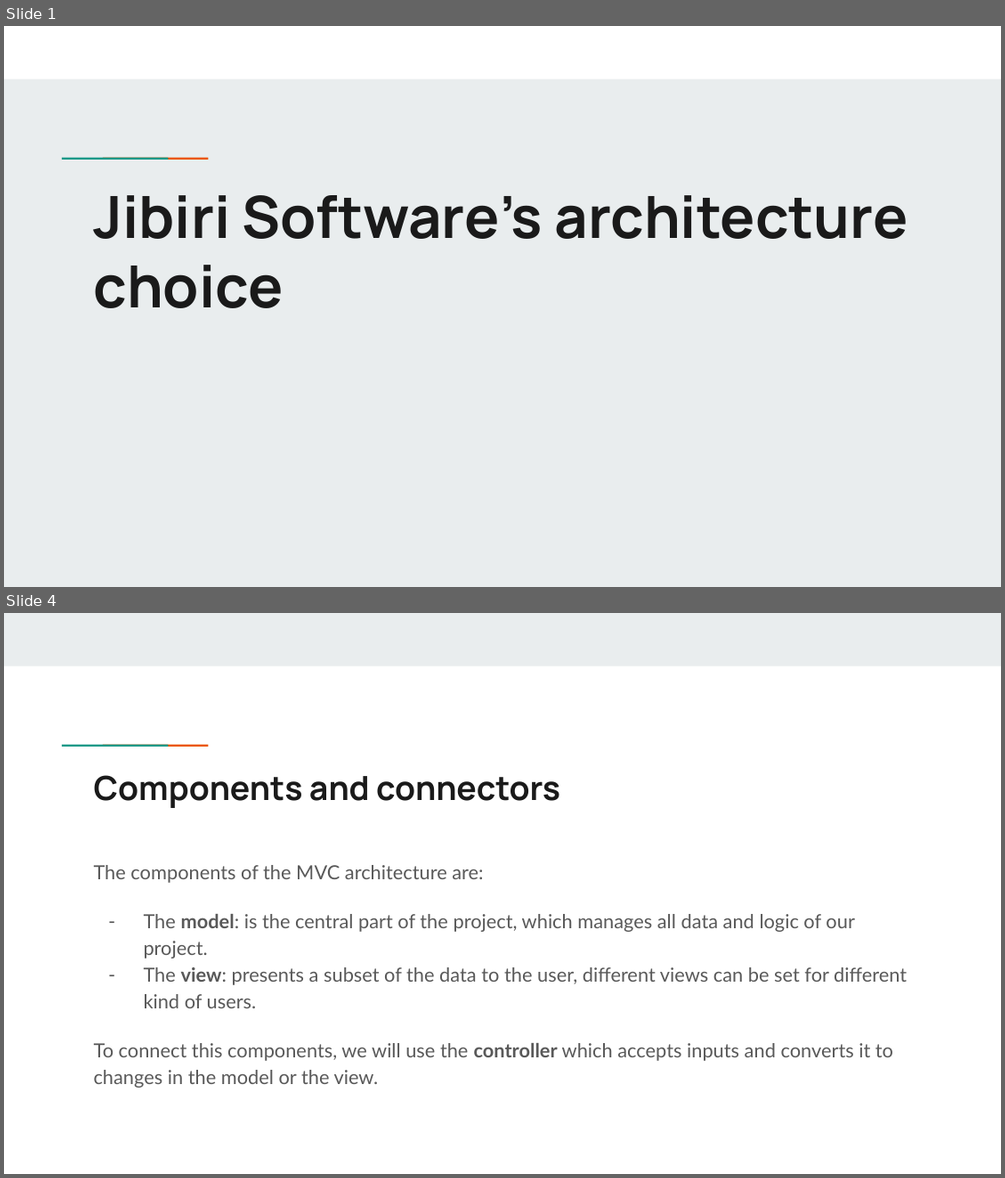
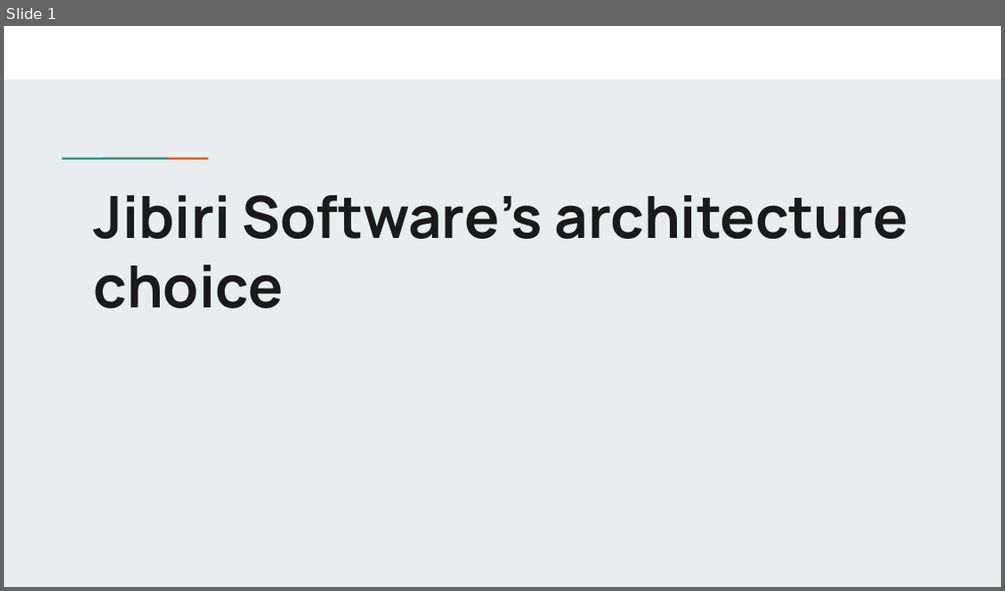
Before and after one commit to Jibiri-Software/WhiteWiseWeasel, a slide deck: SoftwareArchitecture/Jibiri_software_architecture_choice.pptx. Shown one above the other, each under a label of ours: slides 1 and 4 before the commit, slide 1 after it; the slides between them are not shown. The pictures are 1005x1178 and 1005x591 pixels, drawn with LibreOffice and Linux fonts; fonts in the diff are those of the drawing. Boxes give left, top, right and bottom in pixels: in the first picture for what was removed or moved away, otherwise in the second. Text is boxed around its words. In the diff, an @@ line names an element or a change of style, - is before the commit and + after.

Commit message:
Reuploaded architecture diapositives

```diff
--- a/SoftwareArchitecture/Jibiri_software_architecture_choice.pptx
+++ b/SoftwareArchitecture/Jibiri_software_architecture_choice.pptx
@@ slide 4 removed at (x1=4, y1=613, x2=1001, y2=1174), background #FFFFFF; not listed: 2 template elements that a slide beside it also shows @@
@@ rectangle removed at (x1=4, y1=613, x2=1001, y2=666) @@
@@ title removed at (x1=94, y1=775, x2=560, y2=808) @@
-Components and connectors
@@ text removed at (x1=94, y1=865, x2=906, y2=1087) @@
-The components of the MVC architecture are:
-– The model: is the central part of the project, which manages all data and logic of our project.
-– The view: presents a subset of the data to the user, different views can be set for different kind of users.
-To connect this components, we will use the controller which accepts inputs and converts it to changes in the model or the view.
```
Also in this commit, not shown: 1 slide changed, 7 slides added, 5 other slides removed, 2 other files.
